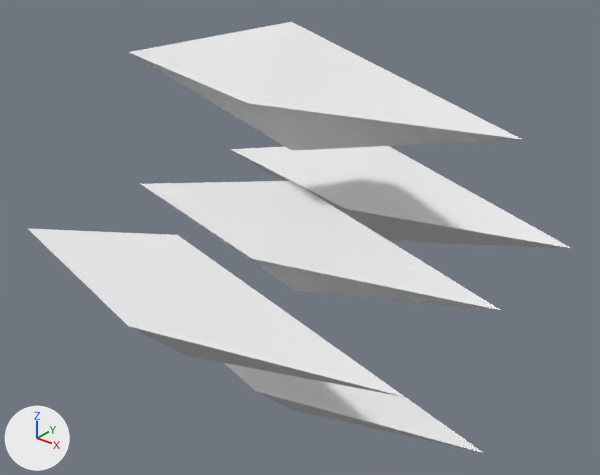
One commit to the OBJ model CliffyJump/Assets/Models/Obstacles/Darts.obj: the scene before it, then after it.
Rendered twice from a 50 mm camera at (2.07, -2.54, 2.59) aimed at (0.02, 0.02, 1.0). The axes (+X, +Y, +Z) are drawn at lower left. The lights are the same throughout. Where no turn or scale is listed for an object, it has been applied to the vertices.

The older version as bpy lines, for what is in view:
```python
me_cube_006 = bpy.data.meshes.new('Cube.006')
me_cube_006.from_pydata(...)  # 6 vertices, 8 faces; spans x -0.99..1.0, y -0.93..-0.4, z 0.73..1.26
me_cube_007 = bpy.data.meshes.new('Cube.007')
me_cube_007.from_pydata(...)  # 6 vertices, 8 faces; spans x -0.99..1.0, y -0.27..0.27, z 0.07..0.6
me_cube_008 = bpy.data.meshes.new('Cube.008')
me_cube_008.from_pydata(...)  # 6 vertices, 8 faces; spans x -0.99..1.0, y 0.4..0.93, z 0.73..1.26
me_cube_009 = bpy.data.meshes.new('Cube.009')
me_cube_009.from_pydata(...)  # 6 vertices, 8 faces; spans x -0.99..1.0, y -0.27..0.27, z 1.4..1.93
me_cube_010 = bpy.data.meshes.new('Cube.010')
me_cube_010.from_pydata(...)  # 6 vertices, 8 faces; spans x -0.99..1.0, y -0.27..0.27, z 0.74..1.27
ob_cube_006 = bpy.data.objects.new('Cube.006', me_cube_006)
ob_cube_006.location = (0.0, 0.0, 0.0)
ob_cube_007 = bpy.data.objects.new('Cube.007', me_cube_007)
ob_cube_007.location = (0.0, 0.0, 0.0)
ob_cube_008 = bpy.data.objects.new('Cube.008', me_cube_008)
ob_cube_008.location = (0.0, 0.0, 0.0)
ob_cube_009 = bpy.data.objects.new('Cube.009', me_cube_009)
ob_cube_009.location = (0.0, 0.0, 0.0)
ob_cube_010 = bpy.data.objects.new('Cube.010', me_cube_010)
ob_cube_010.location = (0.0, 0.0, 0.0)
```
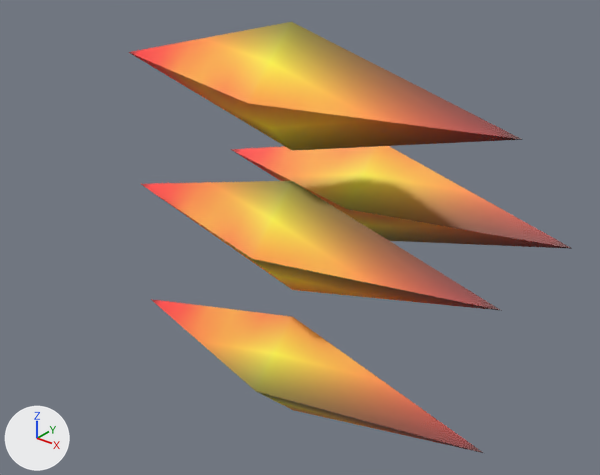
The newer file is also turned or shifted as a whole; pictures and numbers use the older file's frame.

Where the change shows, as pixel boxes [x1, y1, x2, y2] in the pictures (600 x 475 px):
```json
{"object": "Cube.009", "change": "recoloured, surface changed", "before": [129, 22, 523, 151], "after": [129, 22, 523, 151]}
{"object": "Cube.006", "change": "deleted", "before": [28, 229, 405, 397]}
{"object": "Cube.010", "change": "recoloured, surface changed", "before": [141, 181, 502, 311], "after": [141, 181, 502, 311]}
{"object": "Cube.007", "change": "recoloured, surface changed", "before": [151, 299, 483, 453], "after": [151, 299, 483, 453]}
{"object": "Cube.008", "change": "recoloured, surface changed", "before": [231, 146, 572, 249], "after": [231, 146, 572, 249], "on screen": "white to orange"}
{"part": 1, "of": "me_cube_007", "change": "surface changed", "before": [224, 319, 483, 453], "after": [151, 299, 483, 453]}
```

Scene script edits in JSON lines:
```json
{"op": "add", "block": "img_obstacles_png", "code": ["img_obstacles_png = load_image('Obstacles.png', '../../Images/Obstacles.png', 64, 128, 'sRGB')"]}
{"op": "add", "block": "mat_material", "code": ["mat_material = principled_material('Material')", "mat_material.texture = img_obstacles_png"]}
{"block": "me_cube_007", "where": "me_cube_007.from_pydata(...)  # 6 vertices, 8 faces; spans x -0.99..1.0, y -0.27..0.27, z 0.07..0.6"}
{"block": "me_cube_007", "where": "# used by ob_cube_007; location = (0.0, 0.0, 0.0)"}
{"block": "me_cube_007", "change": "me_cube_007 part 1: texture (UV) coordinates of 8 of 8 faces, centred in x -0.33..0.33, y -0.09..0.09, z 0.24..0.42, changed; they spanned u 0.38..0.62, v 0.0..1.0 and now span u 0.27..0.28, v 0.88..0.92"}
{"op": "add", "block": "me_cube_007", "code": "me_cube_007.materials.append(mat_material)  # picture img_obstacles_png"}
{"block": "me_cube_008", "where": "me_cube_008.from_pydata(...)  # 6 vertices, 8 faces; spans x -0.99..1.0, y 0.4..0.93, z 0.73..1.26"}
{"block": "me_cube_008", "where": "# used by ob_cube_008; location = (0.0, 0.0, 0.0)"}
{"block": "me_cube_008", "change": "me_cube_008 part 2: texture (UV) coordinates of 8 of 8 faces, centred in x -0.33..0.33, y 0.58..0.76, z 0.91..1.09, changed; they spanned u 0.38..0.62, v 0.0..1.0 and now span u 0.27..0.28, v 0.88..0.92"}
{"op": "add", "block": "me_cube_008", "code": "me_cube_008.materials.append(mat_material)  # picture img_obstacles_png"}
{"block": "me_cube_009", "where": "me_cube_009.from_pydata(...)  # 6 vertices, 8 faces; spans x -0.99..1.0, y -0.27..0.27, z 1.4..1.93"}
{"block": "me_cube_009", "where": "# used by ob_cube_009; location = (0.0, 0.0, 0.0)"}
{"block": "me_cube_009", "change": "me_cube_009 part 3: texture (UV) coordinates of 8 of 8 faces, centred in x -0.33..0.33, y -0.09..0.09, z 1.58..1.76, changed; they spanned u 0.38..0.62, v 0.0..1.0 and now span u 0.27..0.28, v 0.88..0.92"}
{"op": "add", "block": "me_cube_009", "code": "me_cube_009.materials.append(mat_material)  # picture img_obstacles_png"}
{"block": "me_cube_010", "where": "me_cube_010.from_pydata(...)  # 6 vertices, 8 faces; spans x -0.99..1.0, y -0.27..0.27, z 0.74..1.27"}
{"block": "me_cube_010", "where": "# used by ob_cube_010; location = (0.0, 0.0, 0.0)"}
{"block": "me_cube_010", "change": "me_cube_010 part 4: texture (UV) coordinates of 8 of 8 faces, centred in x -0.33..0.33, y -0.09..0.09, z 0.91..1.09, changed; they spanned u 0.38..0.62, v 0.0..1.0 and now span u 0.27..0.28, v 0.88..0.92"}
{"op": "add", "block": "me_cube_010", "code": "me_cube_010.materials.append(mat_material)  # picture img_obstacles_png"}
{"op": "remove", "block": "ob_cube_006", "code": ["ob_cube_006 = bpy.data.objects.new('Cube.006', me_cube_006)", "ob_cube_006.location = (0.0, 0.0, 0.0)"]}
```
